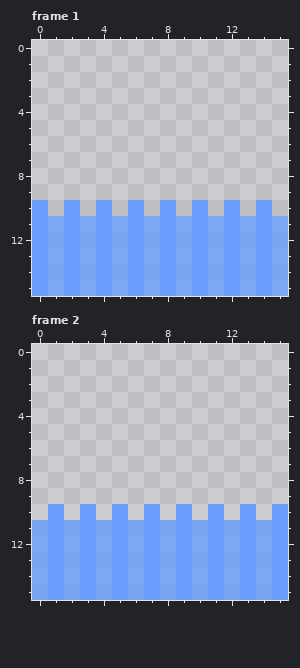
Two states of a pixel-art file, assets_source/aseprite/animations/levelobjects/goal.aseprite. That is the earlier state.
16x16 pixels, 2 frames. Shown: frame 1, frame 2.
The same view after the edit:
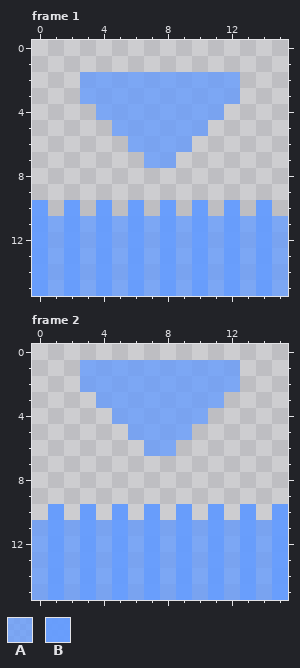
Palette (. is transparent): A #639bffc2  B #639bfff0
From old to new:
Changed rows in their new state; - is an unchanged pixel.
Frame 1:
first column x 3:
 2 AAAAAAAAAA
 3 AAAAAAAAAA
 4 -AAAAAAAA-
 5 --AAAAAA--
 6 ---AAAA---
 7 ----AA----
Frame 2:
first column x 3:
 1 AAAAAAAAAA
 2 AAAAAAAAAA
 3 -AAAAAAAA-
 4 --AAAAAA--
 5 ---AAAA---
 6 ----AA----
Changed places in both pictures, as pixel boxes (x1, y1, x2, y2):
added: (80, 72, 240, 168)
added: (80, 360, 240, 456)
